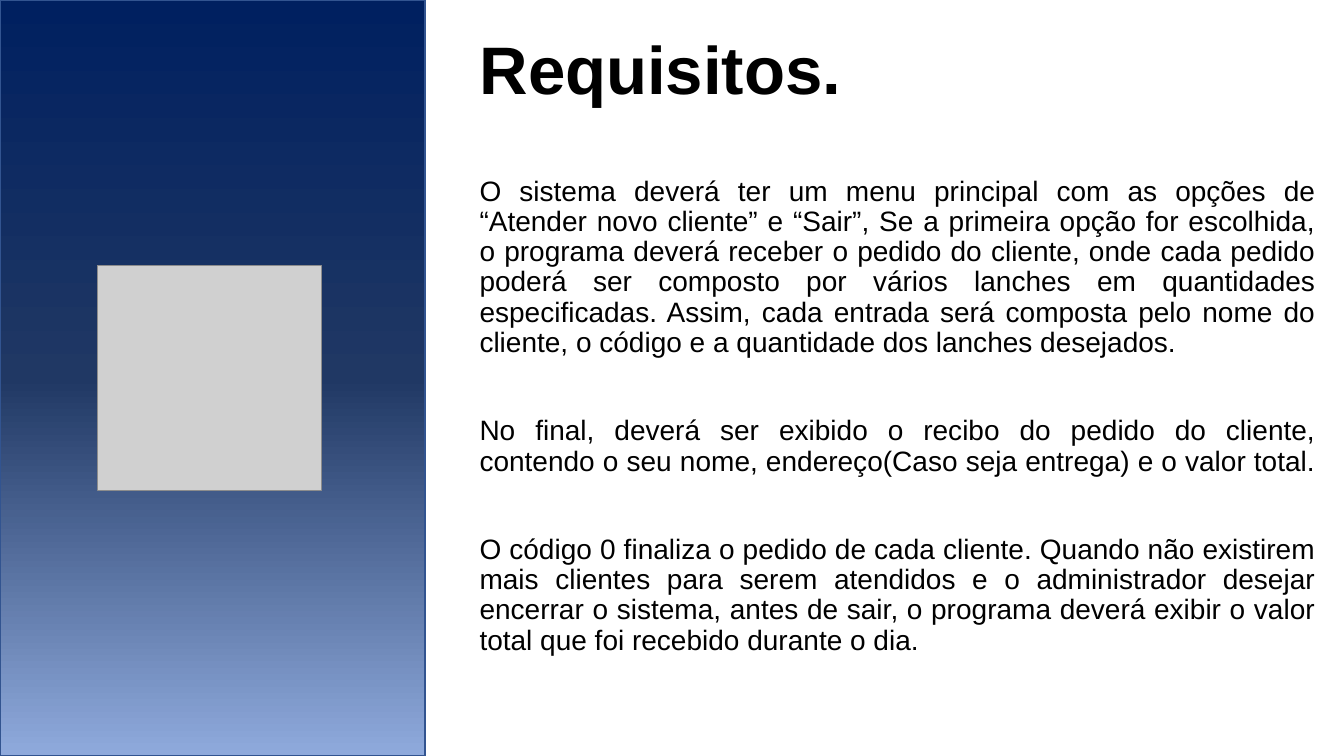
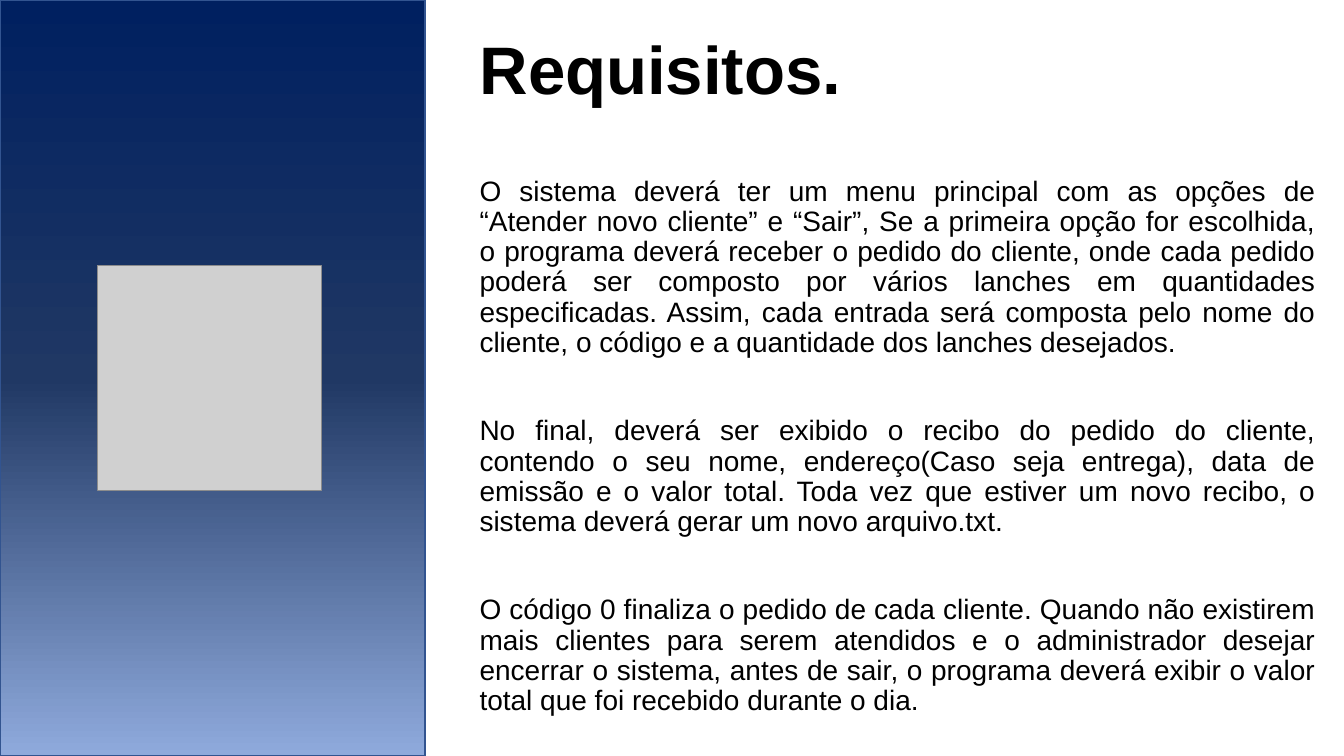
Before and after one commit to ryannlopes/LanchoneteUnasp, a slide deck: slide 3 of apresentação.pptx. Drawn at 1344x756 pixels with LibreOffice and Linux fonts; fonts in the diff are those of the drawing; grey boxes stand for pictures. Boxes give left, top, right and bottom in pixels: in the first picture for what was removed or moved away, otherwise in the second. Text is boxed around its words. In the diff, an @@ line names an element or a change of style, - is before the commit and + after.

```diff
--- a/apresentação.pptx
+++ b/apresentação.pptx
@@ text at (480, 419, 1315, 536): text changed @@
-No final, deverá ser exibido o recibo do pedido do cliente, contendo o seu nome, endereço(Caso seja entrega) e o valor total.
+No final, deverá ser exibido o recibo do pedido do cliente, contendo o seu nome, endereço(Caso seja entrega), data de emissão e o valor total. Toda vez que estiver um novo recibo, o sistema deverá gerar um novo arquivo.txt.
```
Also in this commit, not shown: 6 other files.
